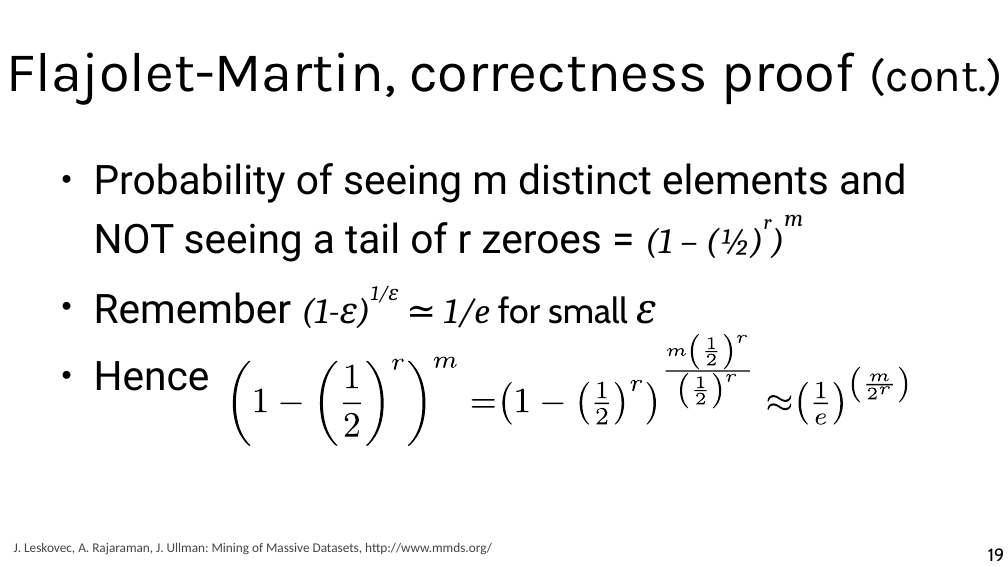
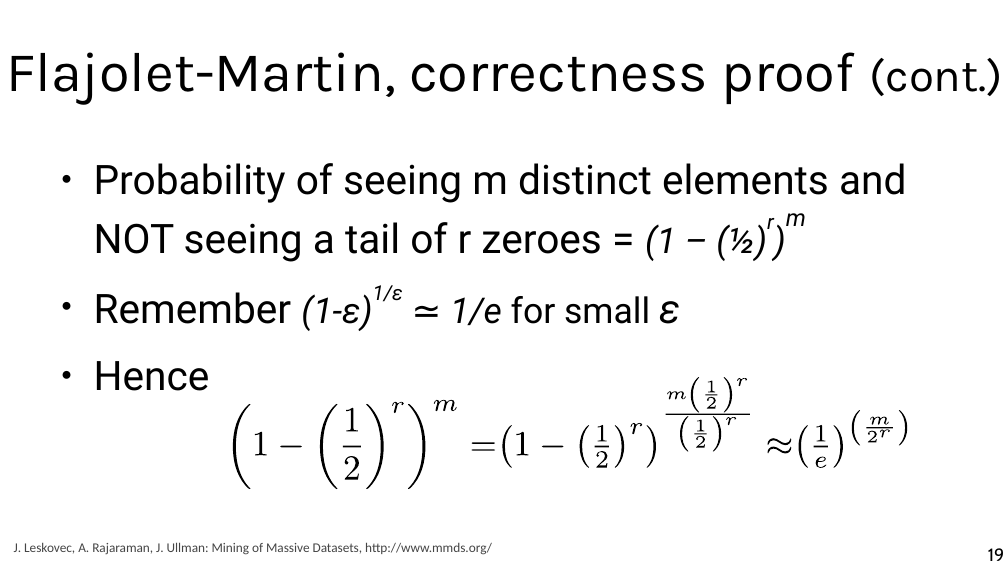
Before and after one commit to chatox/data-mining-course, a slide deck: slide 19 of theory/odp/tt25_probabilistic_counting.odp. Drawn at 1008x567 pixels with LibreOffice and Linux fonts; fonts in the diff are those of the drawing. Boxes give left, top, right and bottom in pixels: in the first picture for what was removed or moved away, otherwise in the second. Text is boxed around its words. In the diff, an @@ line names an element or a change of style, - is before the commit and + after.

```diff
--- a/theory/odp/tt25_probabilistic_counting.odp
+++ b/theory/odp/tt25_probabilistic_counting.odp
@@ text at (94, 163, 906, 331): font Cambria to Roboto in "(1 – (½)r)m", "(1-ε)1/ε ≃ 1/e ε"; font Cabin to Roboto in "for small" @@
@@ freeform shape: place and size @@
-freeform shape at (345, 413, 359, 437)
+freeform shape at (347, 408, 359, 432)
@@ freeform shape: place and size @@
-freeform shape at (472, 400, 496, 408)
+freeform shape at (434, 400, 457, 411)
@@ freeform shape: place and size @@
-freeform shape at (668, 349, 686, 357)
+freeform shape at (668, 391, 686, 400)
@@ 6 freeform shapes: place and size @@
-6 freeform shapes at (681, 373, 736, 409)
+6 freeform shapes at (692, 377, 747, 413)
@@ 3 freeform shapes: place and size @@
-3 freeform shapes at (692, 334, 747, 370)
+3 freeform shapes at (681, 416, 736, 452)
@@ freeform shape: place and size @@
-freeform shape at (434, 357, 457, 368)
+freeform shape at (472, 443, 496, 451)
@@ freeform shape: place and size @@
-freeform shape at (596, 408, 607, 424)
+freeform shape at (598, 425, 607, 442)
@@ freeform shape: place and size @@
-freeform shape at (705, 351, 717, 352)
+freeform shape at (695, 434, 707, 434)
@@ freeform shape: place and size @@
-freeform shape at (708, 338, 715, 349)
+freeform shape at (696, 436, 705, 448)
@@ freeform shape: place and size @@
-freeform shape at (707, 354, 716, 366)
+freeform shape at (697, 420, 704, 432)
@@ 29 freeform shapes: place and size @@
-29 freeform shapes at (233, 359, 907, 446)
+29 freeform shapes at (233, 402, 907, 489)
@@ freeform shape: place and size @@
-freeform shape at (347, 365, 359, 389)
+freeform shape at (345, 456, 359, 480)
@@ freeform shape: place and size @@
-freeform shape at (598, 382, 607, 399)
+freeform shape at (596, 451, 607, 467)
```
Also in this commit, not shown: 5 other slides changed, 10 other files.
